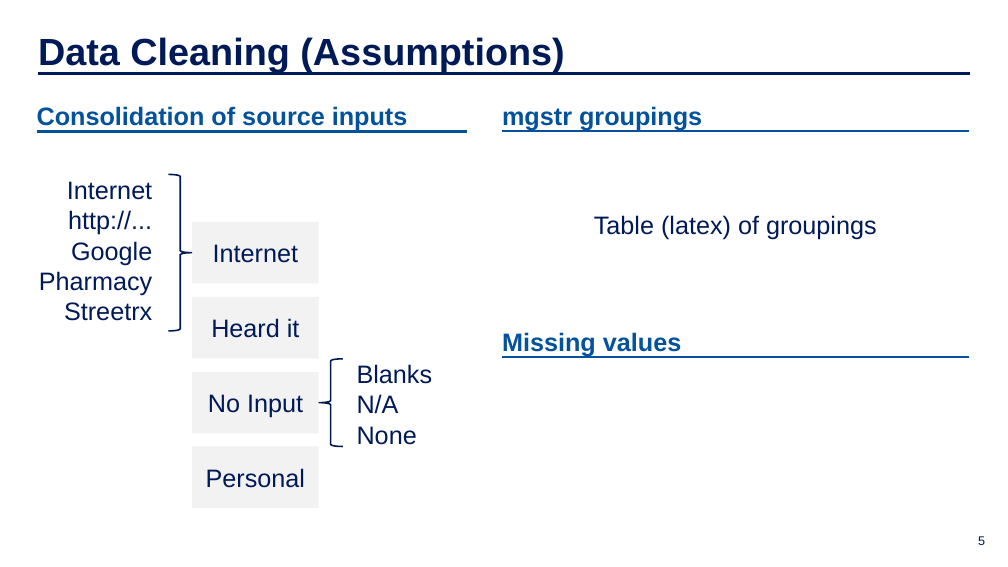
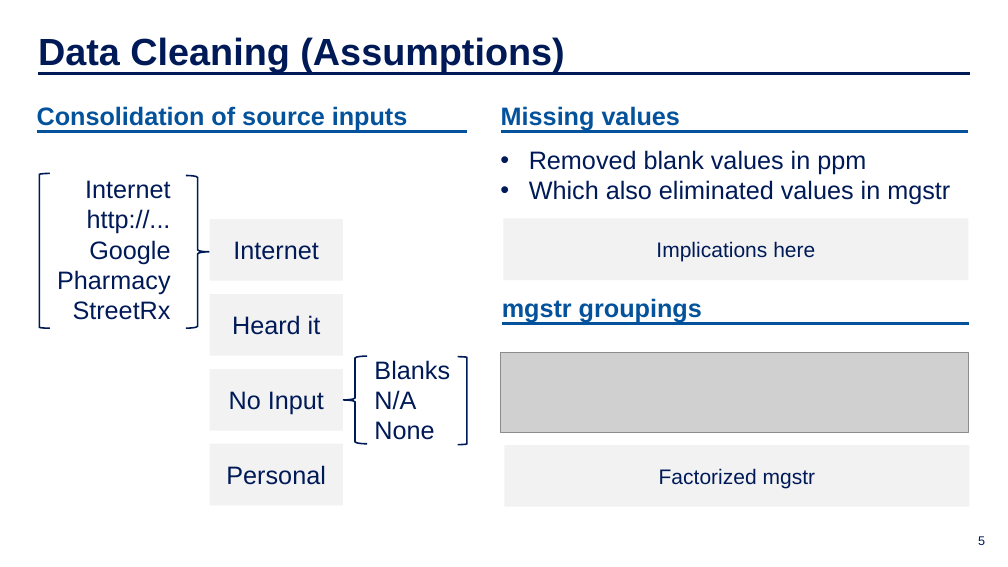
Before and after one commit to IDS-702-F21/team-project-2-streetrx-and-voting-in-nc-yellowfellows, a slide deck: slide 5 of Presentation/slide_deck.pptx. Drawn at 1008x567 pixels with LibreOffice and Linux fonts; fonts in the diff are those of the drawing; grey boxes stand for pictures; background and template pictures are left out. Boxes give left, top, right and bottom in pixels: in the first picture for what was removed or moved away, otherwise in the second. Text is boxed around its words. In the diff, an @@ line names an element or a change of style, - is before the commit and + after.

```diff
--- a/Presentation/slide_deck.pptx
+++ b/Presentation/slide_deck.pptx
@@ text "Missing values": place and size @@
-text "Missing values" at box(502, 332, 681, 357)
+text "Missing values" at box(501, 106, 680, 131)
@@ line moved from (502, 357) - (969, 357) to (501, 132) - (968, 132) @@
@@ left bracket added at box(39, 173, 50, 328), outline #001A57 1.5 pt @@
@@ text "Internet": place and size @@
-text "Internet" at box(39, 181, 152, 321)
+text "Internet" at box(57, 180, 171, 320)
@@ right brace: place and size @@
-right brace at box(169, 175, 192, 331)
+right brace at box(186, 175, 209, 328)
@@ text added at box(529, 150, 950, 205), 24 pt, text #001A57 @@
+• Removed blank values in ppm
+• Which also eliminated values in mgstr
@@ rectangle "Internet": place and size @@
-rectangle "Internet" at box(192, 222, 318, 284)
+rectangle "Internet" at box(209, 219, 343, 281)
@@ rectangle added at box(504, 219, 969, 281), fill #F2F2F2, 20 pt, text #001A57 @@
+Implications here
@@ text removed at box(594, 215, 877, 240) @@
-Table (latex) of groupings
@@ rectangle "Heard it": place and size @@
-rectangle "Heard it" at box(192, 297, 318, 359)
+rectangle "Heard it" at box(209, 294, 343, 356)
@@ text "mgstr groupings": place and size @@
-text "mgstr groupings" at box(502, 106, 702, 131)
+text "mgstr groupings" at box(502, 298, 702, 323)
@@ text at box(73, 301, 171, 320): text changed @@
-Streetrx
+StreetRx
@@ line moved from (502, 131) - (969, 131) to (502, 324) - (969, 324) @@
@@ left brace: place and size @@
-left brace at box(319, 359, 343, 447)
+left brace at box(343, 356, 368, 444)
@@ text "Blanks": place and size @@
-text "Blanks" at box(357, 364, 433, 445)
+text "Blanks" at box(374, 360, 450, 440)
@@ right bracket added at box(457, 357, 467, 445), outline #001A57 1.5 pt @@
@@ picture added at box(501, 352, 969, 433) @@
@@ rectangle "No Input": place and size @@
-rectangle "No Input" at box(192, 372, 318, 434)
+rectangle "No Input" at box(209, 369, 343, 431)
@@ rectangle "Personal": place and size @@
-rectangle "Personal" at box(192, 447, 318, 509)
+rectangle "Personal" at box(209, 444, 343, 506)
@@ rectangle added at box(504, 445, 969, 507), fill #F2F2F2, 20 pt, text #001A57 @@
+Factorized mgstr
```
Also in this commit, not shown: 5 other slides changed, 2 slides added, 1 slide removed, 2 other files.
